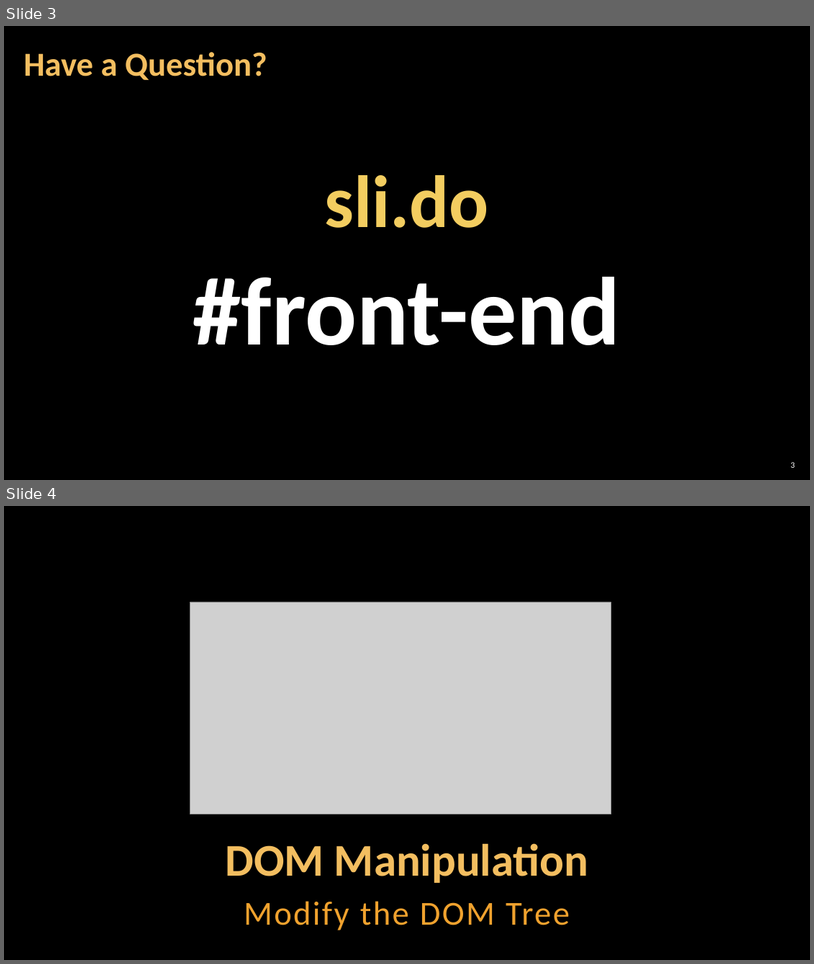
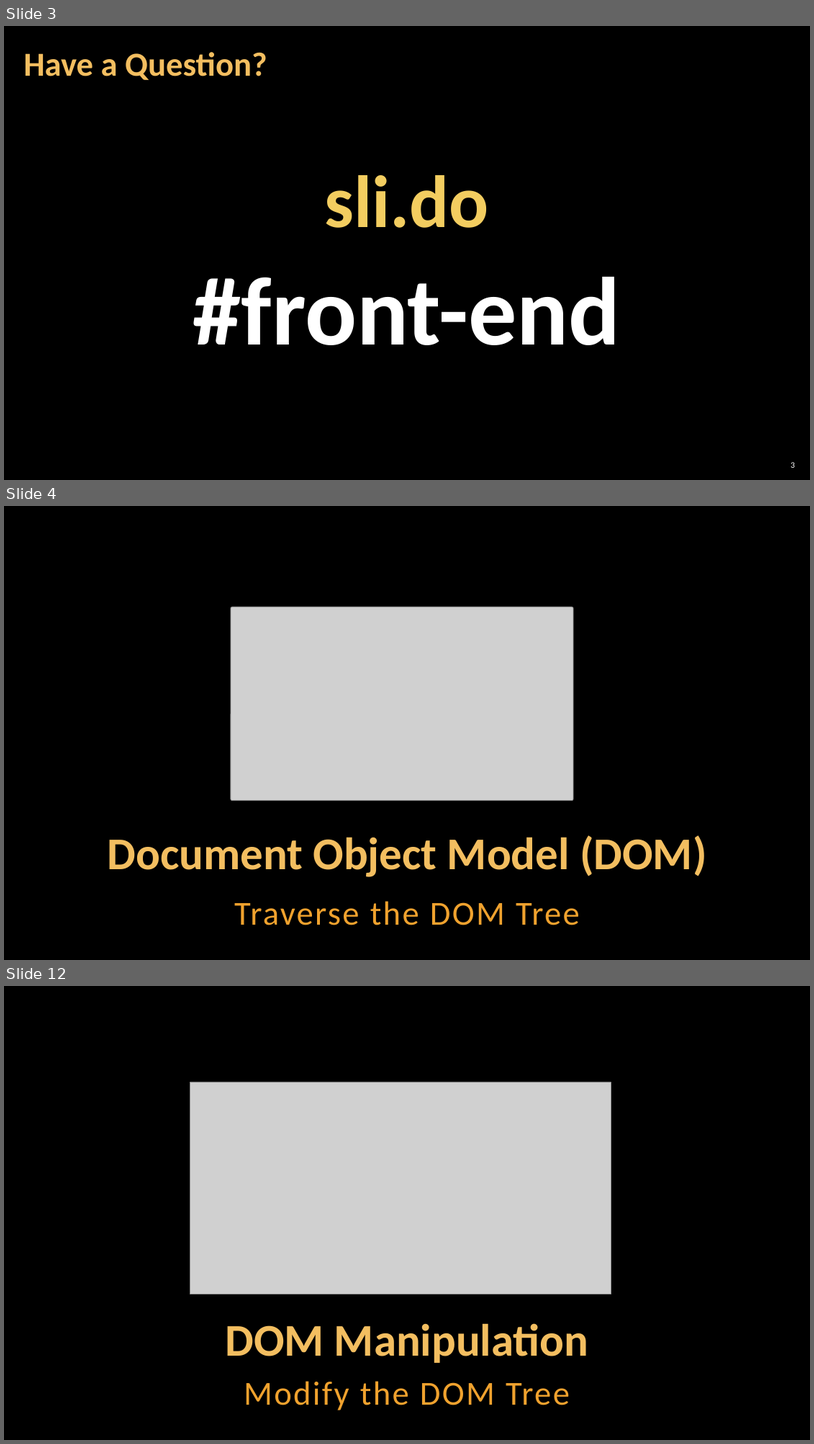
Before and after one commit to antoniaat/Front-End-Development, a slide deck: JavaScript_For_FrontEnd/02. JavaScript-for-Front-End-Introduction-to-DOM-and-Events/02. JavaScript-for-Front-End-Introduction-to-DOM-and-Events.pptx. Shown one above the other, each under a label of ours: slides 3 and 4 before the commit, slides 3, 4 and 12 after it; the slides between them are not shown. The pictures are 814x964 and 814x1444 pixels, drawn with LibreOffice and Linux fonts; fonts in the diff are those of the drawing; grey boxes stand for pictures; background and template pictures are left out. Boxes give left, top, right and bottom in pixels: in the first picture for what was removed or moved away, otherwise in the second. Text is boxed around its words. In the diff, an @@ line names an element or a change of style, - is before the commit and + after.

```diff
--- a/JavaScript_For_FrontEnd/02. JavaScript-for-Front-End-Introduction-to-DOM-and-Events/02. JavaScript-for-Front-End-Introduction-to-DOM-and-Events.pptx
+++ b/JavaScript_For_FrontEnd/02. JavaScript-for-Front-End-Introduction-to-DOM-and-Events/02. JavaScript-for-Front-End-Introduction-to-DOM-and-Events.pptx
@@ slide 4 added at (4, 506, 810, 960), background picture (left out) @@
@@ picture added at (231, 607, 574, 800) @@
@@ title added at (108, 835, 707, 877), 54 pt, text #F3BE60, bold @@
+Document Object Model (DOM)
@@ text added at (234, 901, 580, 925), 40 pt, text #F0A22E @@
+Traverse the DOM Tree
@@ what was slide 4 is now slide 12 @@
```
Also in this commit, not shown: 3 slides changed, 8 other slides added, 1 slide removed, 12 other files.
